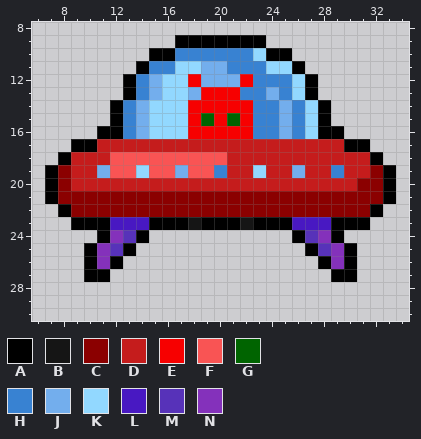
Pixel-art sprite -- assets/images/OmegaTitan.png. That is the earlier state.
The file is 320x320 pixels, drawn in blocks of 8x8; one block is one cell here. Shown: x 6..34, y 8..30.
Palette (. is transparent): A #000000  B #151515  C #8b0000  D #c51c1c  E #f70000  F #f95454  G #006400  H #3882d2  J #73aeed  K #92d8ff  L #4818c2  M #5732b9  N #8431bb
Pixels before, first column x 7:
 9 ..........AAAAAAA..........
10 ........AAHHHHHHKAA........
11 .......AHHKKJJHHHKKA.......
12 ......AHJKKEJJJEHHHKA......
13 ......AHJKKJEEEHHJHKA......
14 .....AHJKKKEEEEEHHJHKA.....
15 .....AHJKKKEGEGEHHJHKA.....
16 ....AAHJKKKEEEEEHHJHKAA....
17 ..AADDDDDDDDDDDDDDDDDDDAA..
18 .ADDDFFFFFFFFFDDDDDDDDDDDA.
19 ACDDJFFKFFJFFHDDKDDJDDHDDCA
20 ACDDDDDDDDDDDDDDDDDDDDDDCCA
21 ACCCCCCCCCCCCCCCCCCCCCCCCCA
22 .ACCCCCCCCCCCCCCCCCCCCCCCA.
23 ..AAALLLAAABAAABAAALLLAAA..
24 ....ANMA...........AMNA....
25 ...ANMA.............AMNA...
26 ...ANA...............ANA...
27 ...AA.................AA...
Once edited:
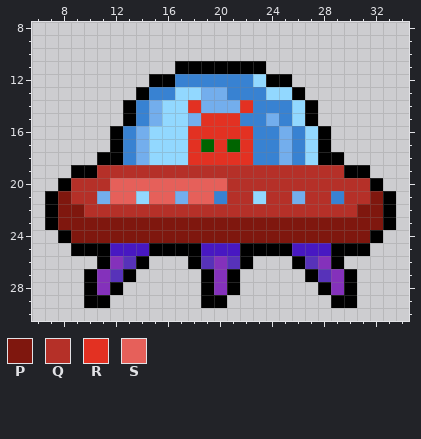
Colours new in this view: P #7f170e  Q #b53028  R #e33122  S #e6605a
From old to new:
Changed rows in their new state; - is an unchanged pixel.
first column x 7:
 9 ----------.......----------
10 --------...........--------
11 -------...AAAAAAA...-------
12 ------..AAHHHHHHKAA..------
13 ------.AHH-KJJH--KKA.------
14 -----.AHJ--RJJJR--HKA.-----
15 -----.AHJ--JRRRH-JHKA.-----
16 ----.------RRRRR------.----
17 --...AHJKKKRGRGRHHJHKA...--
18 -...AAHJKKKRRRRRHHJHKAA...-
19 ..AAQQQQQQQQQQQQQQQQQQQAA..
20 .AQQQSSSSSSSSSQQQQQQQQQQQA.
21 -PQQJSSKSSJSSHQQKQQJQQHQQP-
22 APPQQQQQQQQQQQQQQQQQQQQQPPA
23 APPPPPPPPPPPPPPPPPPPPPPPPPA
24 -APPPPPPPPPPPPPPPPPPPPPPPA-
25 --A-ALLLAAAALLLAAAALLLA-A--
26 ---.ANMA---AMNMA---AMNA.---
27 ----NMA-----ANA-----AMN----
28 ---ANA------ANA------ANA---
29 ---AA-------AA--------AA---
